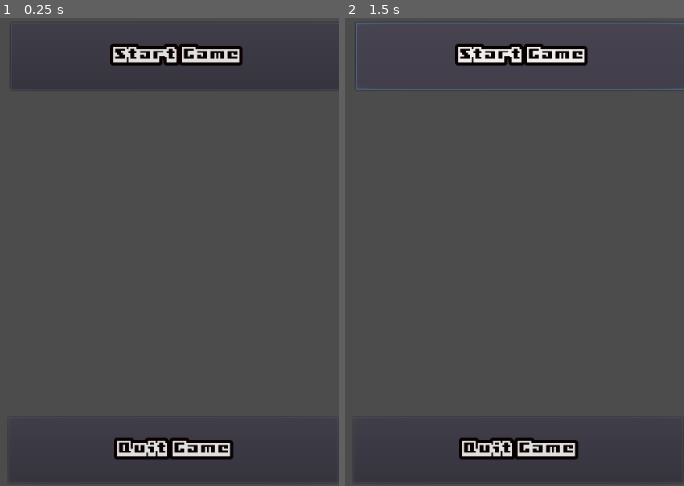
Above: before the commit, frames 1-2 (left to right).
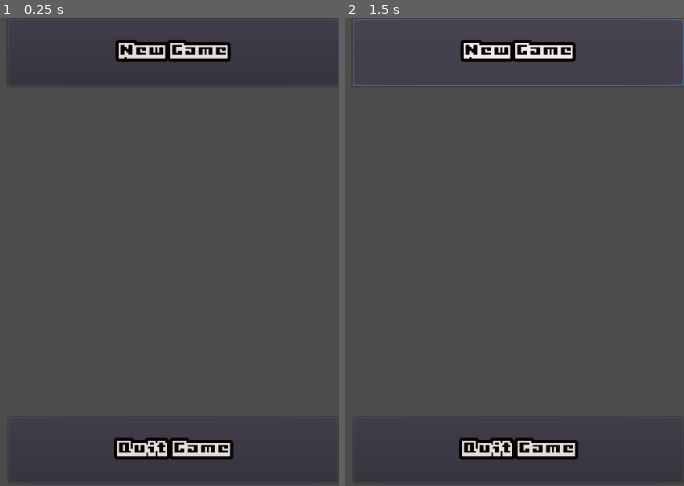
Above: after the commit, the same moments.

Repository: wvffle/finish-the-project
Game: Godot game, scene res://src/scenes/Test.tscn
Two runs of this game, one before a commit and one after it. Both use one fixed random seed, a clock stepped at 60 frames per second and the inputs below.
Inputs (mouse positions are in pixels of both pictures, inside the frame that each line leads up to):
- Up to frame 1 (0.25 s): no input
- Up to frame 2 (1.5 s): click (521, 55) at 0.5 s, where only the run before the commit has a clickable "Start Game"; click (521, 55) at 1.25 s, where only the run before the commit has a clickable "Start Game"

The runs differ from the first frame. In frame 1, 1.9% of the frame differs, in the area x 8-96%, y 4-16%; in frame 2, 2.7%, in the area x 2-100%, y 0-16%.

Commit message:
fix: change new game button name
Squashed commit of the following:

commit 2e824477230dd45da2a260215f044c5f6a22c4ba
Author: Sylwia0506 <sysazeszkoly@gmail.com>
Date:   Mon Nov 15 21:35:01 2021 +0100

    (feature): change the name of the button

commit 6ac34e90fefc4e58c15bbfea4c4f4da409baa7ea
Author: Sylwia0506 <sysazeszkoly@gmail.com>
Date:   Mon Nov 15 21:27:30 2021 +0100

    Revert "(feature): change the name of the button"

    This reverts commit 602b3eec60dd88ad6ddf07a12f7b11d928e6b9b5.

commit 602b3eec60dd88ad6ddf07a12f7b11d928e6b9b5
Author: Sylwia0506 <sysazeszkoly@gmail.com>
Date:   Mon Nov 15 21:26:30 2021 +0100

    (feature): change the name of the button

Diff:
--- a/src/scenes/Test.tscn
+++ b/src/scenes/Test.tscn
@@ -23,14 +23,14 @@
 "_edit_use_anchors_": false
 }
 
-[node name="Button" type="Button" parent="Control"]
-margin_left = 600.0
-margin_top = 2.0
-margin_right = 1024.0
-margin_bottom = 88.0
+[node name="newGameButton" type="Button" parent="Control"]
+margin_left = 596.0
+margin_top = -3.0
+margin_right = 1020.0
+margin_bottom = 83.0
 rect_pivot_offset = Vector2( 158, 43 )
 custom_fonts/font = SubResource( 1 )
-text = "Start Game"
+text = "New Game"
 __meta__ = {
 "_edit_use_anchors_": false
 }
